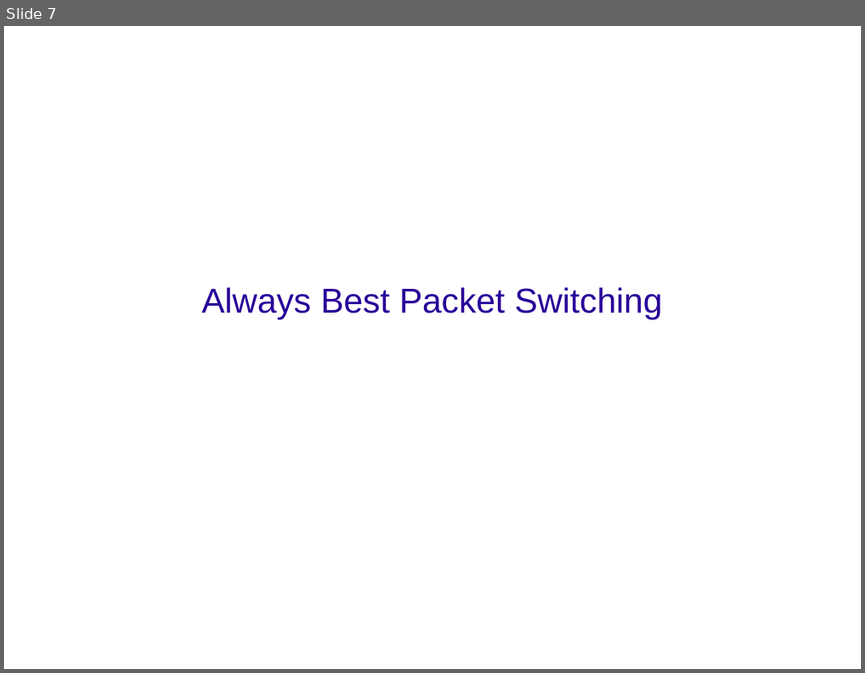
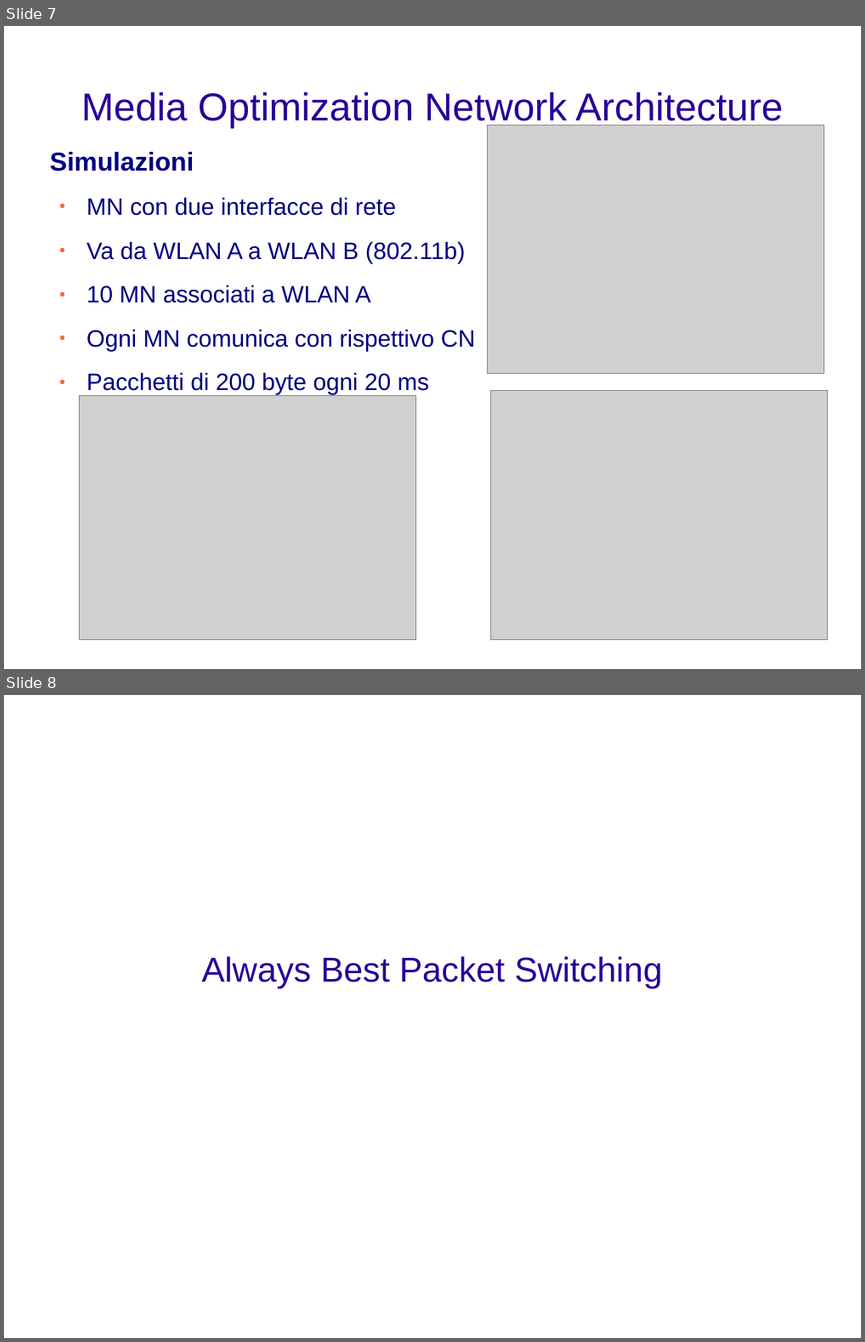
Before and after one commit to rjack/tesi-triennale, a slide deck: presentazione.odp. Shown one above the other, each under a label of ours: slide 7 before the commit, slides 7 and 8 after it. The pictures are 865x673 and 865x1342 pixels, drawn with LibreOffice and Linux fonts; fonts in the diff are those of the drawing; grey boxes stand for pictures; background and template pictures are left out. Boxes give left, top, right and bottom in pixels: in the first picture for what was removed or moved away, otherwise in the second. Text is boxed around its words. In the diff, an @@ line names an element or a change of style, - is before the commit and + after.

Commit message:
Slide simulazione MONA

```diff
--- a/presentazione.odp
+++ b/presentazione.odp
@@ slide 7 added at bbox=[4, 26, 861, 669], background picture (left out) @@
@@ title added at bbox=[81, 92, 783, 128], 36 pt, text #280099 @@
+Media Optimization Network Architecture
@@ picture added at bbox=[488, 125, 824, 374] @@
@@ text added at bbox=[50, 152, 475, 395], 22 pt, text #000080 @@
+Simulazioni
+● MN con due interfacce di rete
+● Va da WLAN A a WLAN B (802.11b)
+● 10 MN associati a WLAN A
+● Ogni MN comunica con rispettivo CN
+● Pacchetti di 200 byte ogni 20 ms
@@ picture added at bbox=[80, 395, 416, 640] @@
@@ picture added at bbox=[491, 391, 828, 640] @@
@@ what was slide 7 is now slide 8 @@
```
